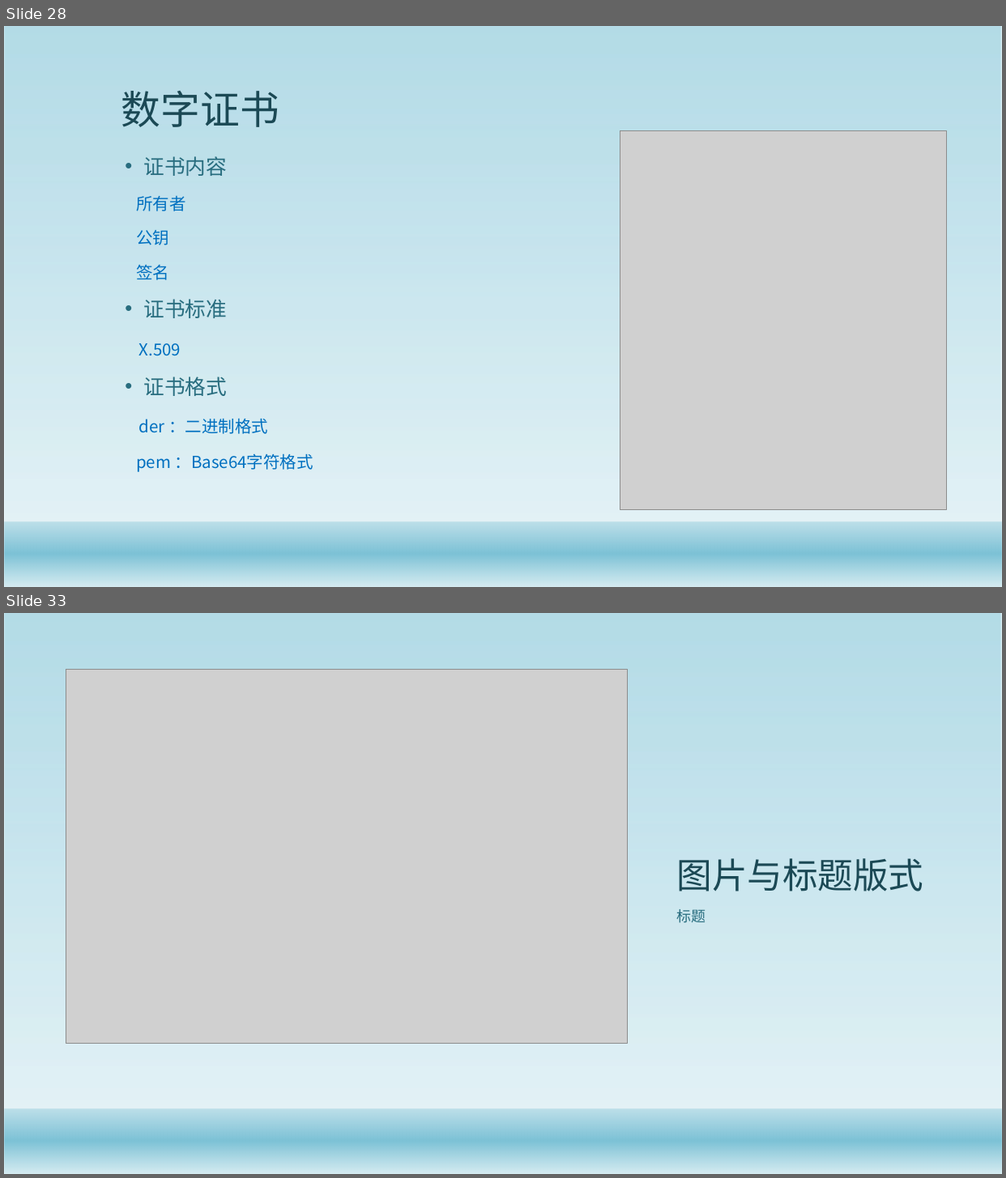
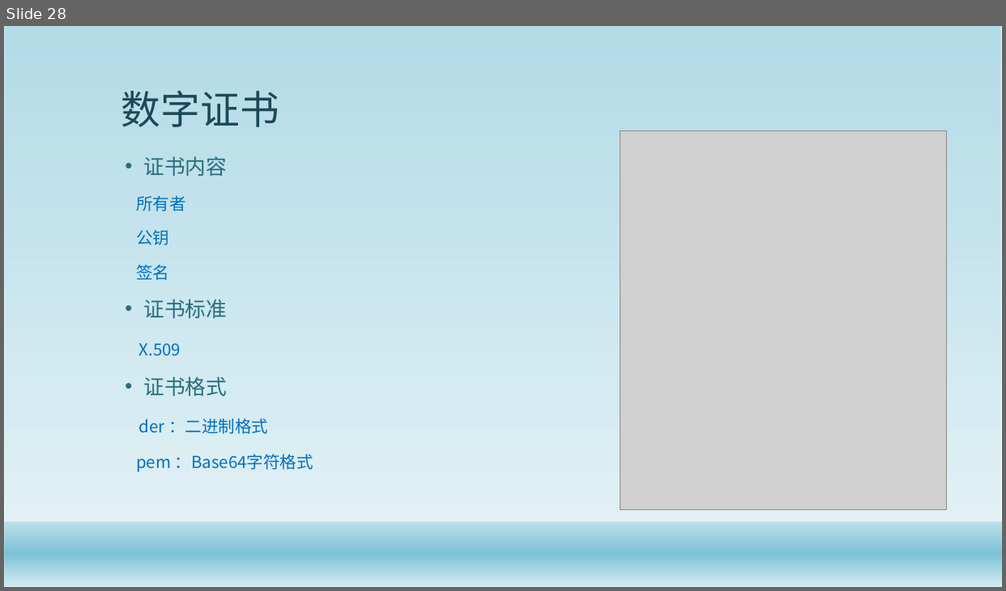
Before and after one commit to gaozhuo/java-security-doc, a slide deck: Java安全架构.pptx. Shown one above the other, each under a label of ours: slides 28 and 33 before the commit, slide 28 after it; the slides between them are not shown. The pictures are 1006x1178 and 1006x591 pixels, drawn with LibreOffice and Linux fonts; fonts in the diff are those of the drawing; grey boxes stand for pictures; background and template pictures are left out. Boxes give left, top, right and bottom in pixels: in the first picture for what was removed or moved away, otherwise in the second. Text is boxed around its words. In the diff, an @@ line names an element or a change of style, - is before the commit and + after.

```diff
--- a/Java安全架构.pptx
+++ b/Java安全架构.pptx
@@ slide 33 removed at (4, 613, 1002, 1174), background #FFFFFF; not listed: 2 template elements that a slide beside it also shows @@
@@ picture removed at (66, 669, 628, 1043) @@
@@ title removed at (677, 858, 924, 892) @@
-图片与标题版式
@@ text removed at (677, 909, 706, 923) @@
-标题
```
Also in this commit, not shown: 7 slides changed, 2 slides added, 9 other slides removed, 2 other files.
